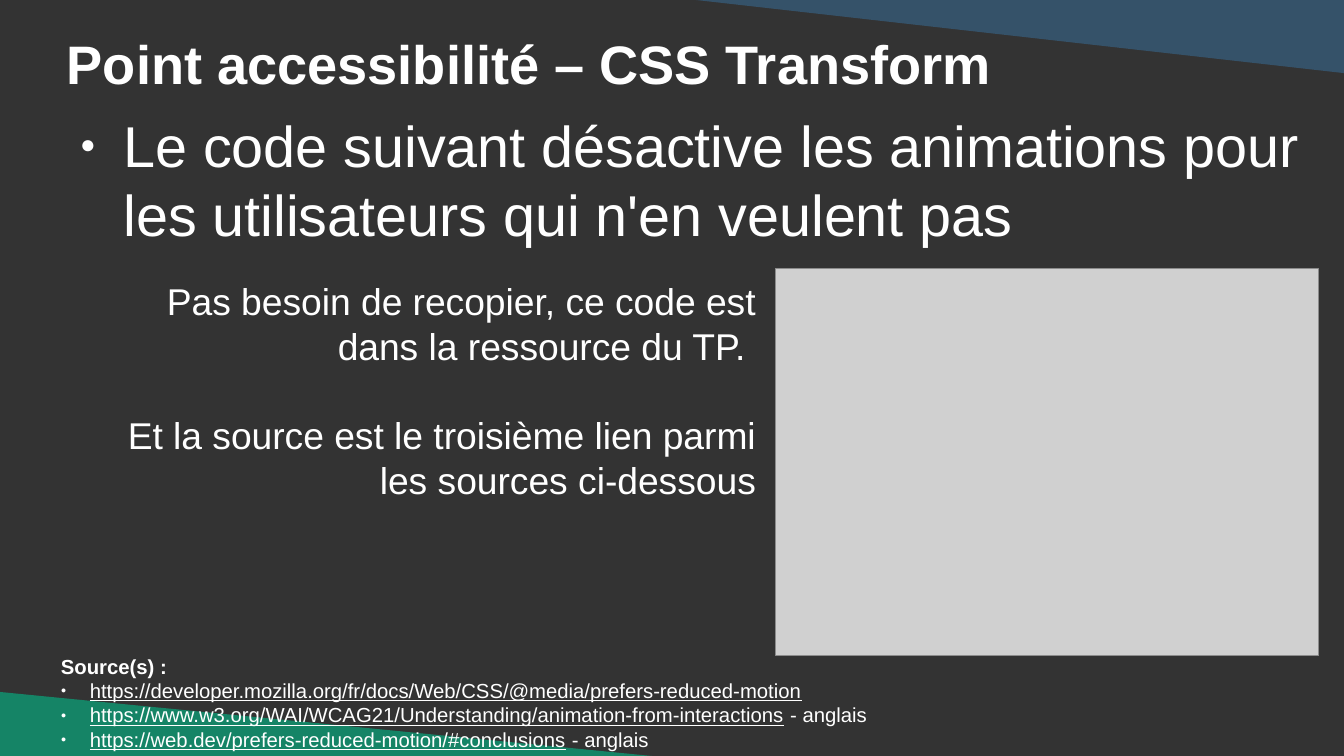
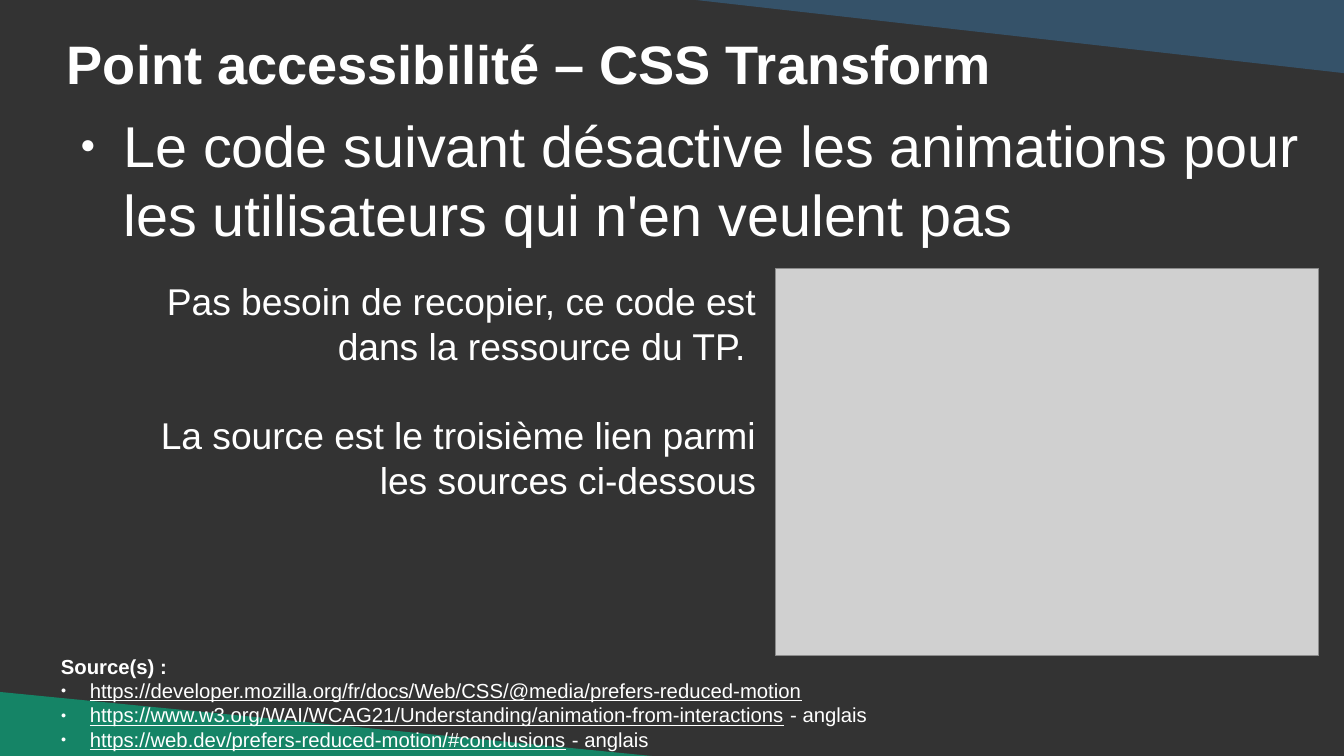
Before and after one commit to DanYellow/cours, a slide deck: slide 8 of integration-web-s2/travaux-pratiques/numero-3/presentation.odp. Drawn at 1344x756 pixels with LibreOffice and Linux fonts; fonts in the diff are those of the drawing; grey boxes stand for pictures. Boxes give left, top, right and bottom in pixels: in the first picture for what was removed or moved away, otherwise in the second. Text is boxed around its words. In the diff, an @@ line names an element or a change of style, - is before the commit and + after.

Commit message:
integration-web-s2@TP#3 - Update slides

```diff
--- a/integration-web-s2/travaux-pratiques/numero-3/presentation.odp
+++ b/integration-web-s2/travaux-pratiques/numero-3/presentation.odp
@@ text at (161, 421, 756, 495): text changed @@
-Et la source est le troisième lien parmi les sources ci-dessous
+La source est le troisième lien parmi les sources ci-dessous
```
Also in this commit, not shown: 1 other file.
